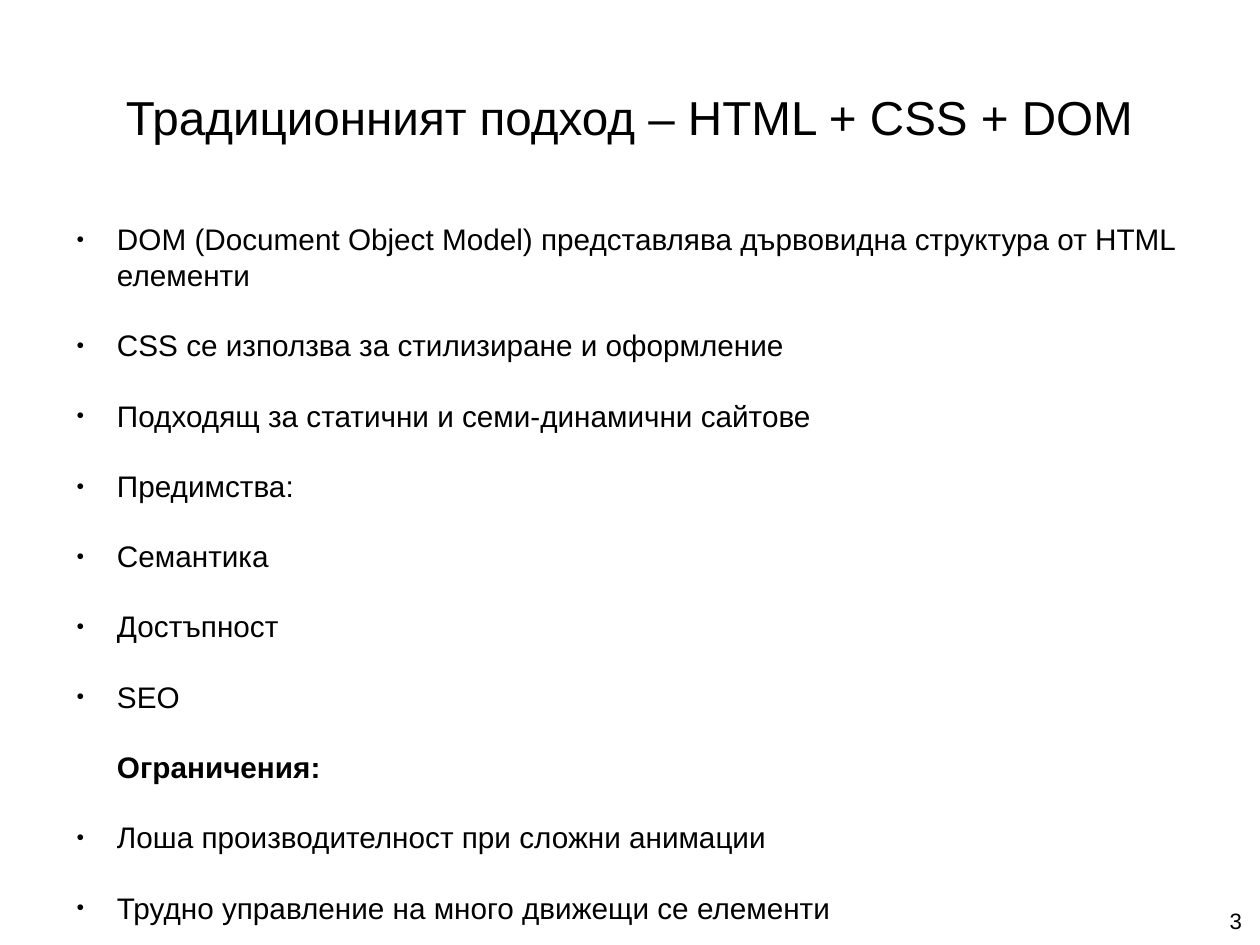
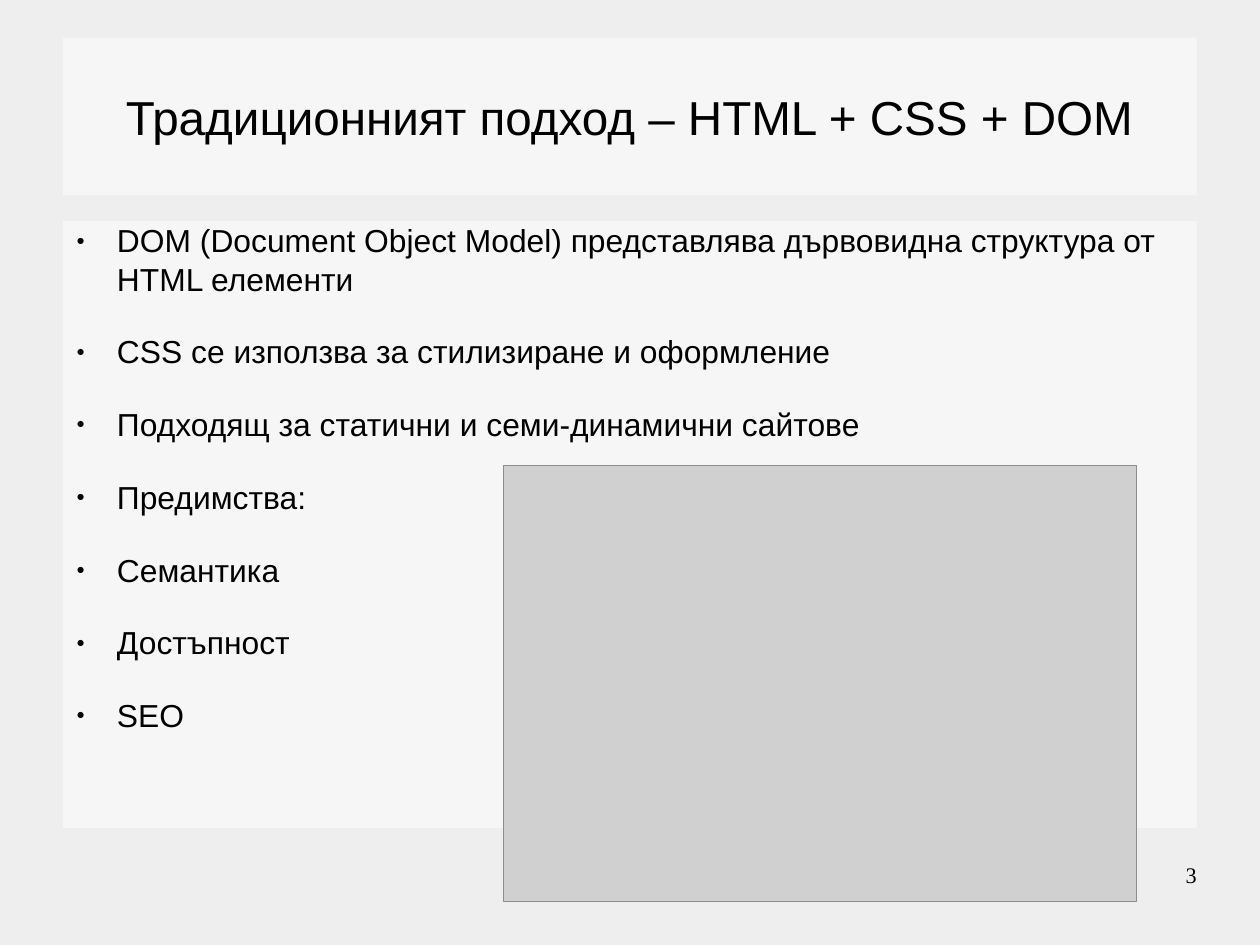
Before and after one commit to Galya777/web_technology_FMI_presentations, a slide deck: slide 3 of canvas.pptx. Drawn at 1260x945 pixels with LibreOffice and Linux fonts; fonts in the diff are those of the drawing; grey boxes stand for pictures; background and template pictures are left out. Boxes give left, top, right and bottom in pixels: in the first picture for what was removed or moved away, otherwise in the second. Text is boxed around its words. In the diff, an @@ line names an element or a change of style, - is before the commit and + after.

```diff
--- a/canvas.pptx
+++ b/canvas.pptx
@@ background picture (left out) to #EEEEEE @@
@@ title "Традиционният подход – HTML + ...": place and size @@
-title "Традиционният подход – HTML + ..." at [126, 101, 1133, 145]
+title "Традиционният подход – HTML + ..." at [63, 38, 1197, 196]
@@ text "DOM (Document Object Model) представлява ...": place and size @@
-text "DOM (Document Object Model) представлява ..." at [117, 228, 1176, 924]
+text "DOM (Document Object Model) представлява ..." at [63, 221, 1197, 828]
@@ text "DOM (Document Object Model) представлява ..." at [63, 221, 1197, 828]: size 18.7 to 20 pt @@
@@ picture added at [503, 465, 1137, 902] @@
@@ text at [117, 757, 830, 924]: paragraphs removed @@
-Ограничения:
-● Лоша производителност при сложни анимации
-● Трудно управление на много движещи се елементи
-● Не е предназначен за пикселна графика
@@ page number: place and size @@
-page number at [1230, 913, 1242, 930]
+page number at [1186, 868, 1197, 884]
@@ page number at [1186, 868, 1197, 884]: font Arial to Times New Roman @@
```
Also in this commit, not shown: 6 other slides changed, 1 slide added, 6 other files.
